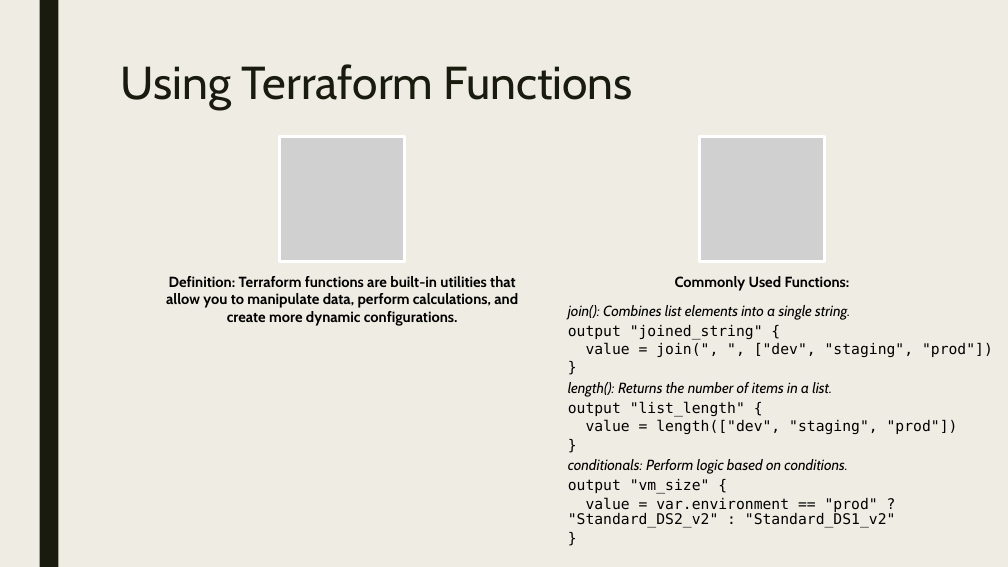
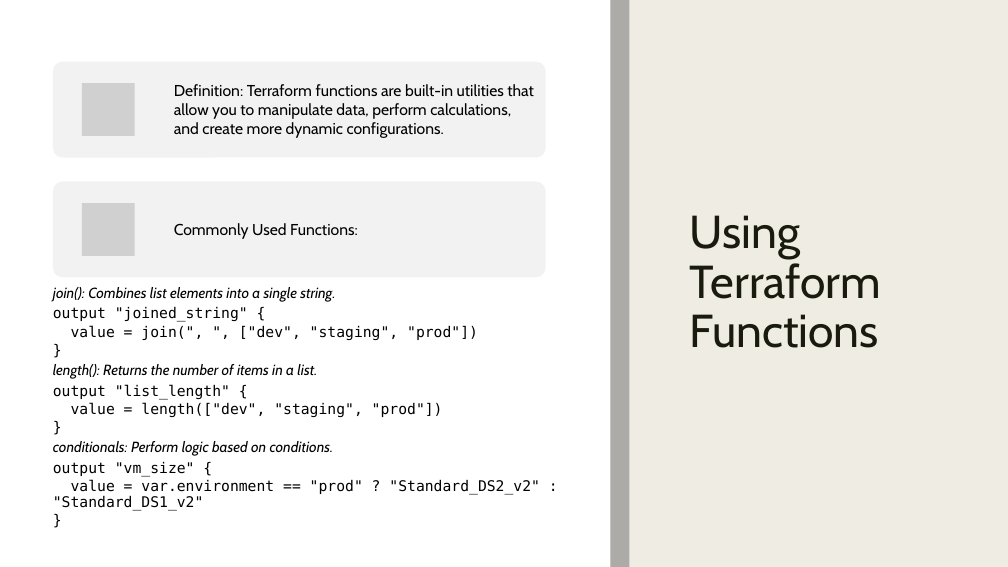
Before and after one commit to cwoodruff/terraform-workshop, a slide deck: slide 5 of slides/7-Advanced Terraform Features.pptx. Drawn at 1008x567 pixels with LibreOffice and Linux fonts; fonts in the diff are those of the drawing; grey boxes stand for pictures. Boxes give left, top, right and bottom in pixels: in the first picture for what was removed or moved away, otherwise in the second. Text is boxed around its words. In the diff, an @@ line names an element or a change of style, - is before the commit and + after.

```diff
--- a/slides/7-Advanced Terraform Features.pptx
+++ b/slides/7-Advanced Terraform Features.pptx
@@ background #EFEDE3 to #FFFFFF @@
@@ rectangle added at (x1=0, y1=0, x2=1008, y2=567), fill #EFEDE3 @@
@@ rectangle added at (x1=0, y1=0, x2=610, y2=567), fill #FFFFFF @@
@@ rectangle added at (x1=610, y1=0, x2=629, y2=567), fill #808080 at 60% opacity @@
@@ title "Using Terraform Functions" moved from (x1=121, y1=64, x2=633, y2=110) to (x1=690, y1=215, x2=881, y2=348) @@
@@ title "Using Terraform Functions" at (x1=690, y1=215, x2=881, y2=348): vertical alignment top to middle @@
@@ text "Definition: Terraform functions are built-in ..." moved from (x1=166, y1=276, x2=518, y2=326) to (x1=174, y1=84, x2=534, y2=138) @@
@@ text "Definition: Terraform functions are built-in ..." at (x1=174, y1=84, x2=534, y2=138): size 14 to 15 pt, bold off; alignment centre to left; vertical alignment top to middle @@
@@ picture removed at (x1=280, y1=137, x2=405, y2=262) @@
@@ picture removed at (x1=699, y1=137, x2=824, y2=262) @@
@@ group added at (x1=53, y1=62, x2=546, y2=278): 2 rounded rectangles, 2 pictures @@
@@ text "Commonly Used Functions:" at (x1=174, y1=223, x2=358, y2=239): size 14 to 15 pt, bold off; alignment centre to left; vertical alignment top to middle @@
@@ text "Commonly Used Functions:" moved from (x1=675, y1=276, x2=850, y2=291) to (x1=174, y1=223, x2=358, y2=239) @@
@@ text "join(): Combines list elements into ..." rewrapped from (x1=568, y1=305, x2=993, y2=528) to (x1=53, y1=287, x2=540, y2=511) @@
```
Also in this commit, not shown: 2 other slides changed.
